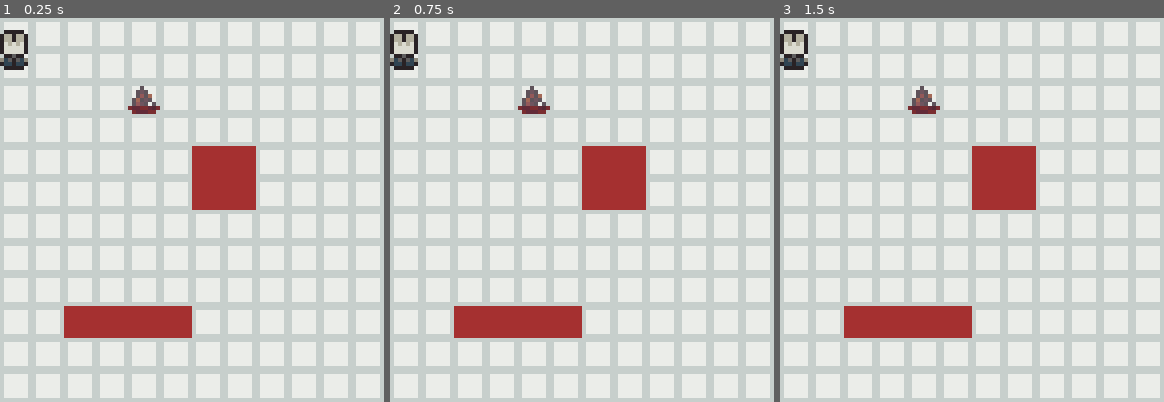
Above: before the commit, frames 1-3 (left to right).
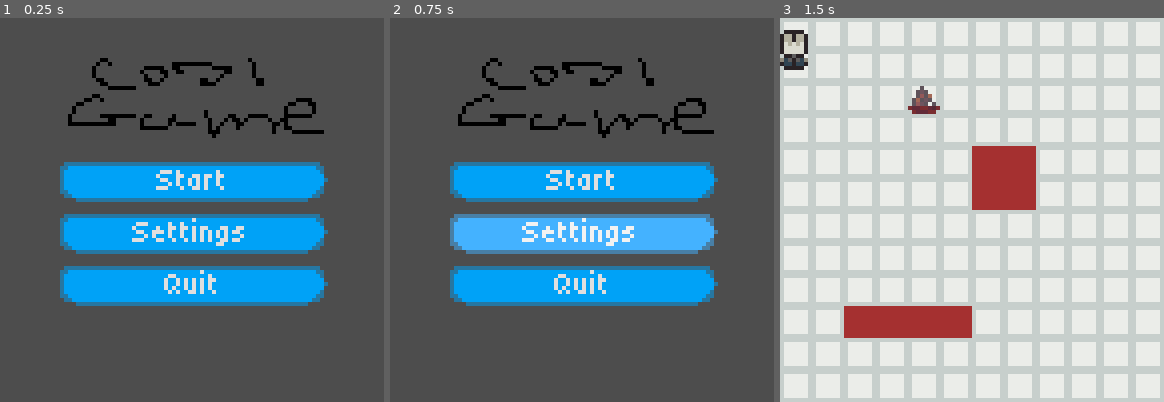
Above: after the commit, the same moments.

Repository: Someone68/cozyfall
Game: Godot game, scene res://scenes/main_menu.tscn
Same seed, same stepped clock (60 frames per second), same inputs: the game is played once before the commit and once after it. Before the commit the project starts from res://scenes/level.tscn.
Inputs (mouse positions are in pixels of both pictures, inside the frame that each line leads up to):
- Up to frame 1 (0.25 s): no input
- Up to frame 2 (0.75 s): click (582, 233) at 0.5 s, where only the run after the commit has a clickable "Settings"
- Up to frame 3 (1.5 s): click (972, 179) at 1.25 s, where only the run after the commit has a clickable "Start"

The runs differ from the first frame. In frame 1, 99% of the frame differs, in the area x 0-100%, y 0-100%; in frame 2, 99%; in frame 3, nothing differs.

Commit message:
allow diagonal movement; made main menu

Diff:
--- a/project.godot
+++ b/project.godot
@@ -11,7 +11,7 @@
 [application]
 
 config/name="cozyfall"
-run/main_scene="uid://cyhs4soon2el5"
+run/main_scene="uid://c0q6qq7236nwx"
 config/features=PackedStringArray("4.7", "Forward Plus")
 config/icon="res://icon.svg"
 
--- /dev/null
+++ b/scenes/main_menu.gd
@@ -0,0 +1,19 @@
+extends MarginContainer
+
+
+# Called when the node enters the scene tree for the first time.
+func _ready() -> void:
+	pass # Replace with function body.
+
+
+# Called every frame. 'delta' is the elapsed time since the previous frame.
+func _process(delta: float) -> void:
+	pass
+
+
+func _on_start_button_pressed() -> void:
+	get_tree().change_scene_to_file("res://scenes/level.tscn")
+
+
+func _on_quit_pressed() -> void:
+	get_tree().quit()
--- /dev/null
+++ b/scenes/main_menu.tscn
@@ -0,0 +1,84 @@
+[gd_scene format=3 uid="uid://c0q6qq7236nwx"]
+
+[ext_resource type="FontFile" uid="uid://cb823j3rpi72o" path="res://fonts/Tiny5-Regular.ttf" id="1_ekxnf"]
+[ext_resource type="Texture2D" uid="uid://c6ce7gf36vi3j" path="res://sprites/title_placeholder.png" id="2_bqqt6"]
+[ext_resource type="Script" uid="uid://dofm4sk6amm4w" path="res://scenes/main_menu.gd" id="2_wu84c"]
+
+[sub_resource type="StyleBoxFlat" id="StyleBoxFlat_wu84c"]
+bg_color = Color(1.1551381e-06, 0.6332436, 0.9658362, 1)
+corner_radius_top_left = 4
+corner_radius_top_right = 4
+corner_radius_bottom_right = 4
+corner_radius_bottom_left = 4
+
+[sub_resource type="StyleBoxFlat" id="StyleBoxFlat_8ln24"]
+bg_color = Color(1.1551381e-06, 0.6332436, 0.9658362, 1)
+corner_radius_top_left = 4
+corner_radius_top_right = 4
+corner_radius_bottom_right = 4
+corner_radius_bottom_left = 4
+
+[sub_resource type="StyleBoxFlat" id="StyleBoxFlat_rtw2f"]
+bg_color = Color(0.2648754, 0.6976188, 0.9999998, 1)
+corner_radius_top_left = 4
+corner_radius_top_right = 4
+corner_radius_bottom_right = 4
+corner_radius_bottom_left = 4
+
+[sub_resource type="StyleBoxFlat" id="StyleBoxFlat_qkeb6"]
+bg_color = Color(1.1551381e-06, 0.6332436, 0.9658362, 1)
+corner_radius_top_left = 4
+corner_radius_top_right = 4
+corner_radius_bottom_right = 4
+corner_radius_bottom_left = 4
+
+[sub_resource type="StyleBoxFlat" id="StyleBoxFlat_oa1go"]
+bg_color = Color(3.85046e-07, 0.34457612, 0.53862804, 1)
+corner_radius_top_left = 4
+corner_radius_top_right = 4
+corner_radius_bottom_right = 4
+corner_radius_bottom_left = 4
+
+[sub_resource type="Theme" id="Theme_fsrav"]
+default_font = ExtResource("1_ekxnf")
+Button/font_sizes/font_size = 8
+Button/styles/disabled = SubResource("StyleBoxFlat_wu84c")
+Button/styles/focus = SubResource("StyleBoxFlat_8ln24")
+Button/styles/hover = SubResource("StyleBoxFlat_rtw2f")
+Button/styles/normal = SubResource("StyleBoxFlat_qkeb6")
+Button/styles/pressed = SubResource("StyleBoxFlat_oa1go")
+
+[node name="MainMenu" type="MarginContainer" unique_id=1471543239]
+anchors_preset = 15
+anchor_right = 1.0
+anchor_bottom = 1.0
+grow_horizontal = 2
+grow_vertical = 2
+theme = SubResource("Theme_fsrav")
+theme_override_constants/margin_left = 15
+theme_override_constants/margin_top = 8
+theme_override_constants/margin_right = 15
+theme_override_constants/margin_bottom = 8
+script = ExtResource("2_wu84c")
+
+[node name="VBoxContainer" type="VBoxContainer" parent="." unique_id=908047947]
+layout_mode = 2
+
+[node name="TextureRect" type="TextureRect" parent="VBoxContainer" unique_id=463689465]
+layout_mode = 2
+texture = ExtResource("2_bqqt6")
+
+[node name="StartButton" type="Button" parent="VBoxContainer" unique_id=1246950166]
+layout_mode = 2
+text = "Start"
+
+[node name="Settings" type="Button" parent="VBoxContainer" unique_id=1126291130]
+layout_mode = 2
+text = "Settings"
+
+[node name="Quit" type="Button" parent="VBoxContainer" unique_id=1934703196]
+layout_mode = 2
+text = "Quit"
+
+[connection signal="pressed" from="VBoxContainer/StartButton" to="." method="_on_start_button_pressed"]
+[connection signal="pressed" from="VBoxContainer/Quit" to="." method="_on_quit_pressed"]
--- a/scripts/player.gd
+++ b/scripts/player.gd
@@ -3,7 +3,7 @@
 const TILE := 8
 const MAX_TEMPERATURE := 9
 var grid_pos: Vector2i
-var moving := false
+var can_move := "all"
 var temperature := 8
 var direction: Vector2i
 
@@ -15,12 +15,13 @@
 	$AnimatedSprite2D.play(anim + suffix)
 
 func handle_movement():
-	if moving: return false
 	var dir := Vector2i.ZERO
-	if Input.is_action_just_pressed("ui_right"): dir = Vector2i.RIGHT
-	elif Input.is_action_just_pressed("ui_left"): dir = Vector2i.LEFT
-	elif Input.is_action_just_pressed("ui_up"): dir = Vector2i.UP
-	elif Input.is_action_just_pressed("ui_down"): dir = Vector2i.DOWN
+	if can_move == "x" or can_move == "all":
+		if Input.is_action_just_pressed("ui_right"): dir = Vector2i.RIGHT
+		if Input.is_action_just_pressed("ui_left"): dir = Vector2i.LEFT
+	if can_move == "y" or can_move == "all":
+		if Input.is_action_just_pressed("ui_up"): dir = Vector2i.UP
+		if Input.is_action_just_pressed("ui_down"): dir = Vector2i.DOWN
 	if dir != Vector2i.ZERO:
 		direction = dir
 		#level.save_state()
@@ -37,7 +38,7 @@
 	handle_movement()
 
 func animate_to(px: Vector2):
-	moving = true
+	can_move = "x" if direction == Vector2i.UP or direction == Vector2i.DOWN else "y"
 
 	# get how long animation is
 	var frames: SpriteFrames = $AnimatedSprite2D.sprite_frames
@@ -49,5 +50,5 @@
 	# move the player
 	t.tween_property(self, "position", px, dur)
 	t.finished.connect(func():
-		moving = false
+		can_move = "all"
 		play_anim("_idle"))
Binary file added: fonts/Tiny5-Regular.ttf
Not shown, added: fonts/Tiny5-Regular.ttf.import
Not shown, added: scenes/main_menu.gd.uid
Binary file added: sprites/title_placeholder.png
Not shown, added: sprites/title_placeholder.png.import
